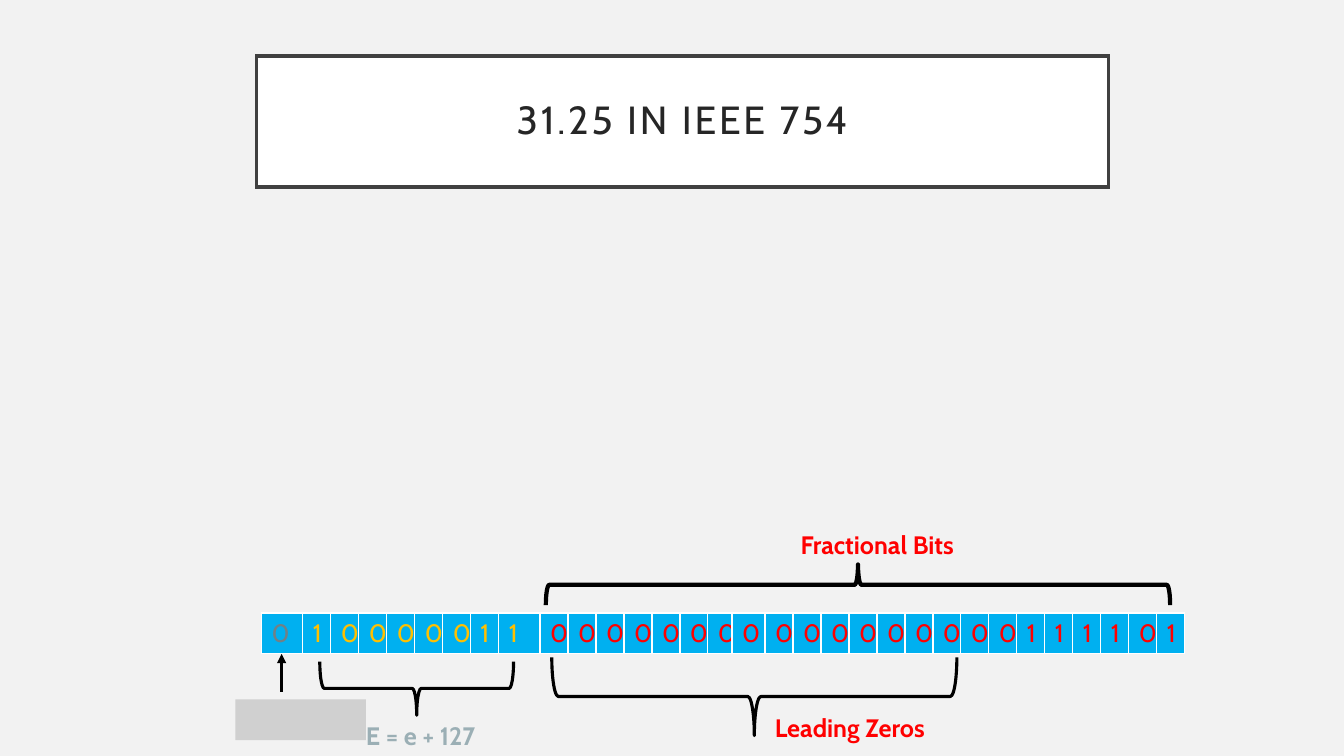
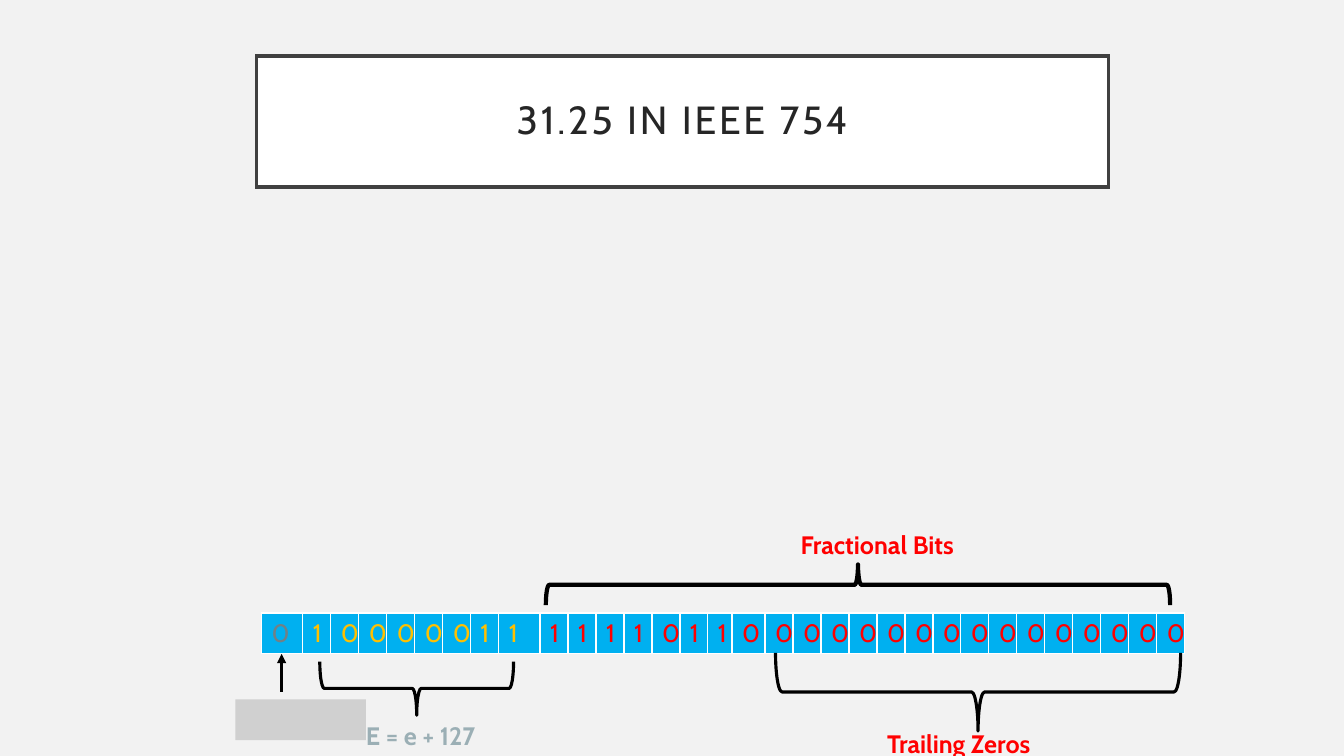
Before and after one commit to glu99331/glu99331.github.io, a slide deck: slide 16 of files/CS449/Petrucci/CS_0449_Recitation_1.pptx. Drawn at 1344x756 pixels with LibreOffice and Linux fonts; fonts in the diff are those of the drawing; grey boxes stand for pictures. Boxes give left, top, right and bottom in pixels: in the first picture for what was removed or moved away, otherwise in the second. Text is boxed around its words. In the diff, an @@ line names an element or a change of style, - is before the commit and + after.

```diff
--- a/files/CS449/Petrucci/CS_0449_Recitation_1.pptx
+++ b/files/CS449/Petrucci/CS_0449_Recitation_1.pptx
@@ table at [261, 613, 1190, 654] @@
-row 1: 0 | 1 | 0 | 0 | 0 | 0 | 0 | 1 | 1 | 0 | 0 | 0 | 0 | 0 | 0 | 0 | 0 | 0 | 0 | 0 | 0 | 0 | 0 | 0 | 0 | 0 | 1 | 1 | 1 | 1 | 0 | 1
+row 1: 0 | 1 | 0 | 0 | 0 | 0 | 0 | 1 | 1 | 1 | 1 | 1 | 1 | 0 | 1 | 1 | 0 | 0 | 0 | 0 | 0 | 0 | 0 | 0 | 0 | 0 | 0 | 0 | 0 | 0 | 0 | 0
@@ right brace: place and size @@
-right brace at [552, 657, 957, 736]
+right brace at [775, 653, 1181, 732]
@@ text at [887, 732, 1030, 756]: text changed @@
-Leading Zeros
+Trailing Zeros
```
